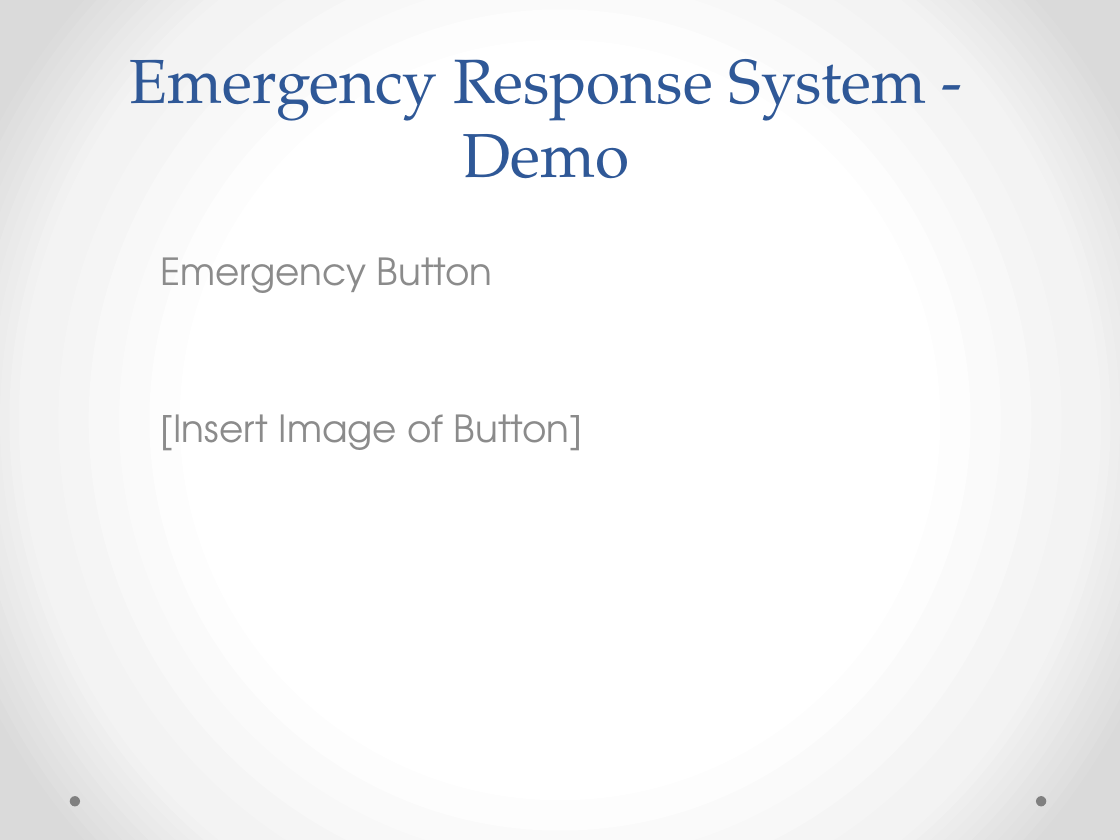
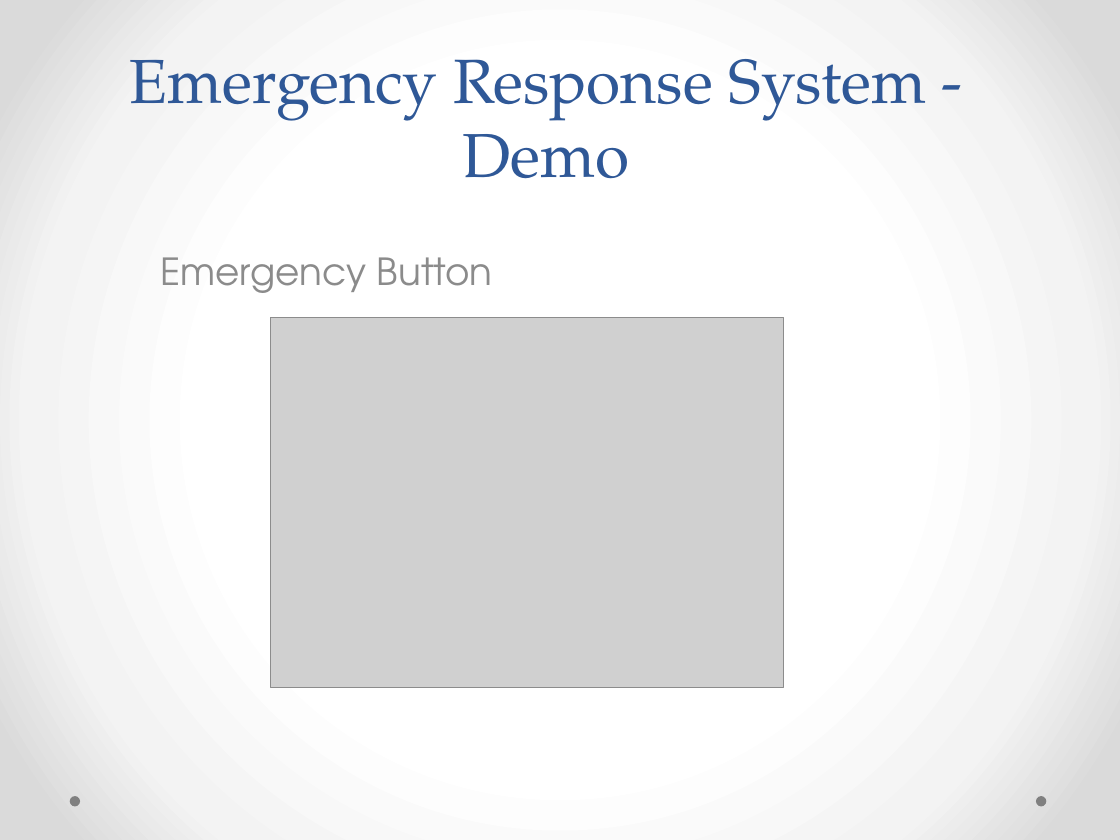
Before and after one commit to natrajkaushik/EmergencyResponseSystem, a slide deck: slide 4 of presentation/Emergency Response System.pptx (slide 3 before the commit). Drawn at 1120x840 pixels with LibreOffice and Linux fonts; fonts in the diff are those of the drawing; grey boxes stand for pictures. Boxes give left, top, right and bottom in pixels: in the first picture for what was removed or moved away, otherwise in the second. Text is boxed around its words. In the diff, an @@ line names an element or a change of style, - is before the commit and + after.

```diff
--- a/presentation/Emergency Response System.pptx
+++ b/presentation/Emergency Response System.pptx
@@ picture added at box(271, 317, 784, 687) @@
@@ subtitle at box(161, 414, 583, 450): paragraph removed @@
-[Insert Image of Button]
```
Also in this commit, not shown: 4 other slides changed, 4 slides added, 8 other files.
